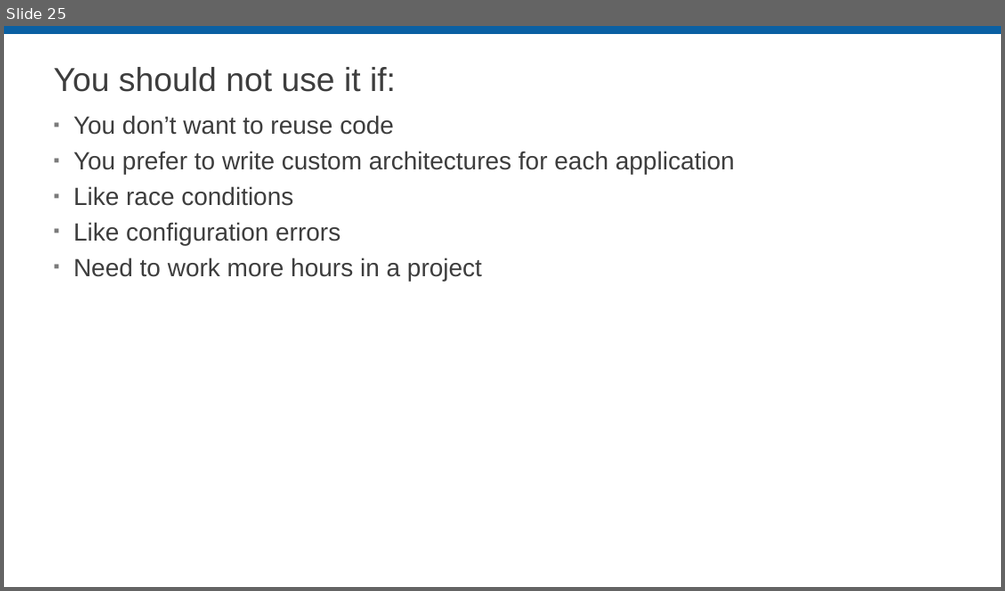
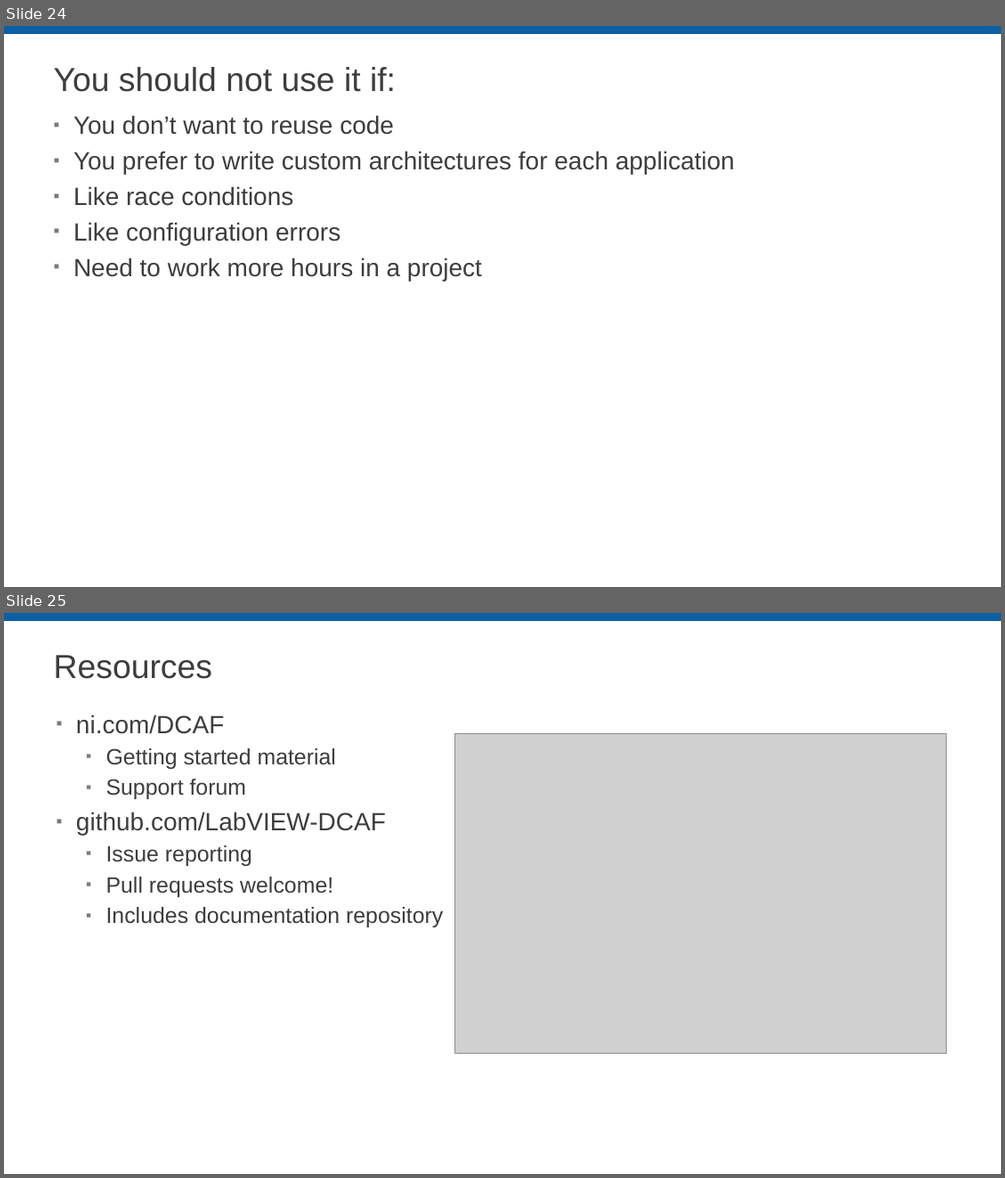
Before and after one commit to LabVIEW-DCAF/Documentation, a slide deck: Trunk/Presentations/A_Introduction to DCAF.pptx. Shown one above the other, each under a label of ours: slide 25 before the commit, slides 24 and 25 after it. The pictures are 1005x591 and 1005x1178 pixels, drawn with LibreOffice and Linux fonts; fonts in the diff are those of the drawing; grey boxes stand for pictures; background and template pictures are left out. Boxes give left, top, right and bottom in pixels: in the first picture for what was removed or moved away, otherwise in the second. Text is boxed around its words. In the diff, an @@ line names an element or a change of style, - is before the commit and + after.

```diff
--- a/Trunk/Presentations/A_Introduction to DCAF.pptx
+++ b/Trunk/Presentations/A_Introduction to DCAF.pptx
@@ slide 25 added at [4, 613, 1001, 1174], background #FFFFFF; not listed: 1 template element that a slide beside it also shows @@
@@ title added at [54, 655, 212, 679], 32 pt, text #3D3D3D @@
+Resources
@@ text added at [76, 714, 443, 927], 21.3 pt, text #3D3D3D @@
+▪ ni.com/DCAF
+  ▪ Getting started material
+  ▪ Support forum
+▪ github.com/LabVIEW-DCAF
+  ▪ Issue reporting
+  ▪ Pull requests welcome!
+  ▪ Includes documentation repository
@@ picture added at [455, 733, 947, 1053] @@
@@ what was slide 25 is now slide 24 @@
```
Also in this commit, not shown: 9 slides changed, 2 slides removed, 1 other file.
